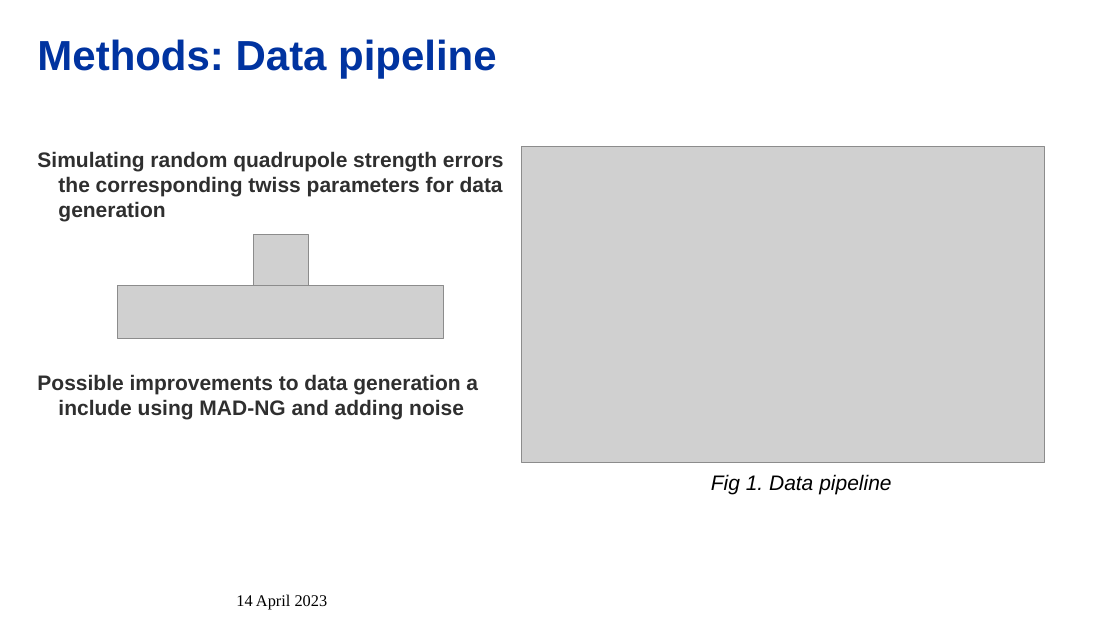
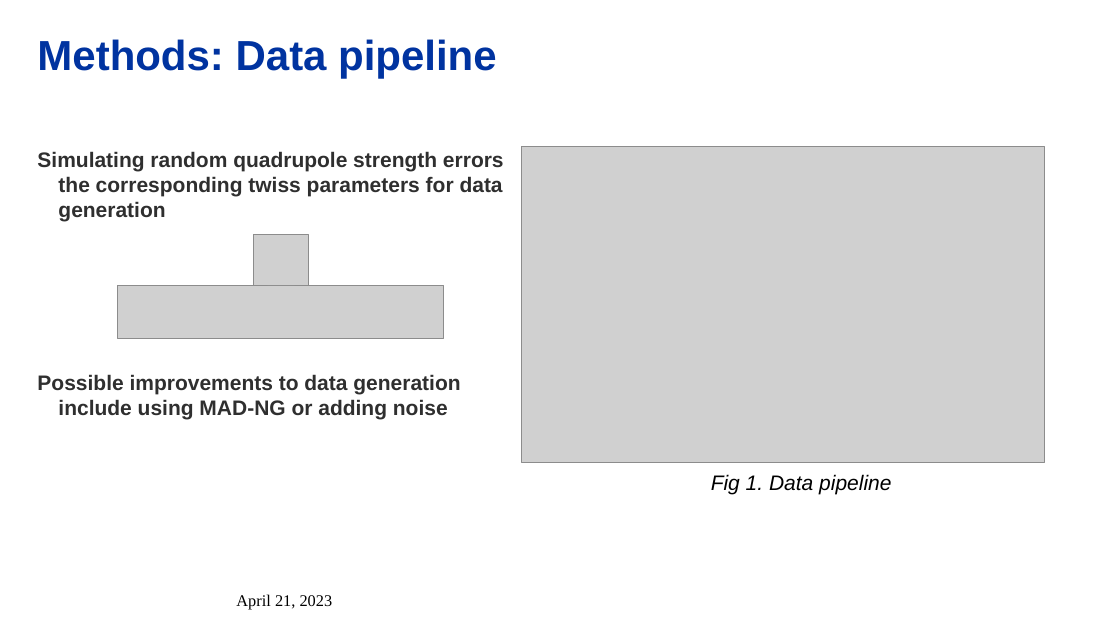
Before and after one commit to alejandroborj/ML-Optic-Correction, a slide deck: slide 4 of Machine Learning for Optic Correction.pptx. Drawn at 1120x630 pixels with LibreOffice and Linux fonts; fonts in the diff are those of the drawing; grey boxes stand for pictures; background and template pictures are left out. Boxes give left, top, right and bottom in pixels: in the first picture for what was removed or moved away, otherwise in the second. Text is boxed around its words. In the diff, an @@ line names an element or a change of style, - is before the commit and + after.

Commit message:
Checkpoint, generating 45cm data

```diff
--- a/Machine Learning for Optic Correction.pptx
+++ b/Machine Learning for Optic Correction.pptx
@@ text at <box>37,374,460,419</box>: text changed @@
-Possible improvements to data generation a include using MAD-NG and adding noise
+Possible improvements to data generation include using MAD-NG or adding noise
@@ text at <box>236,594,333,610</box>: text changed @@
-14 April 2023
+April 21, 2023
```
Also in this commit, not shown: 3 other slides changed, 7 slides added, 4 slides removed, 50 other files.
